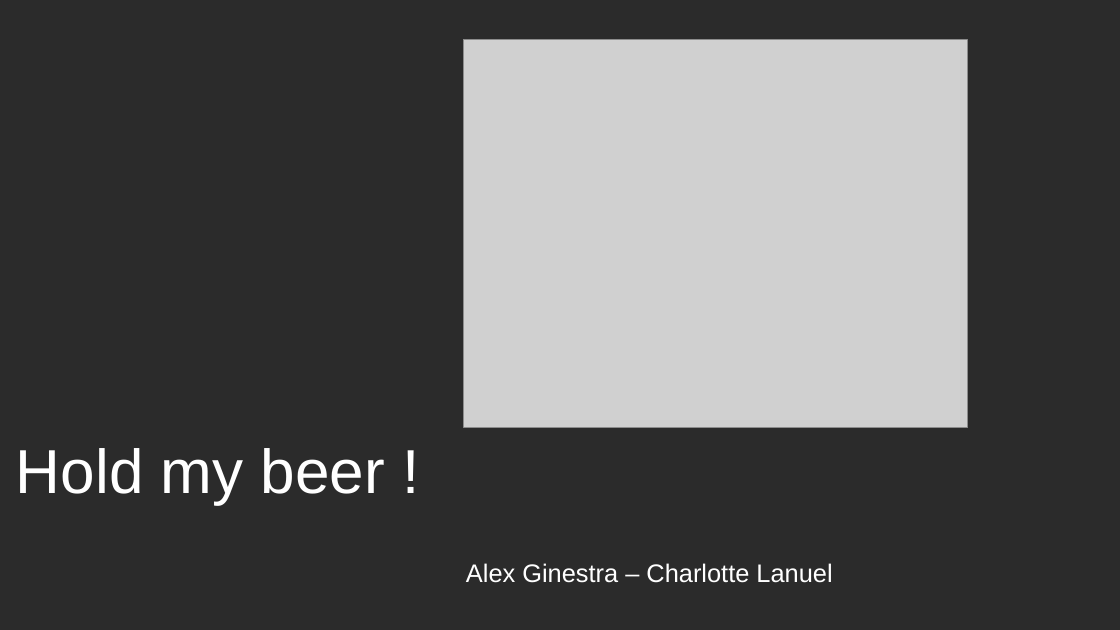
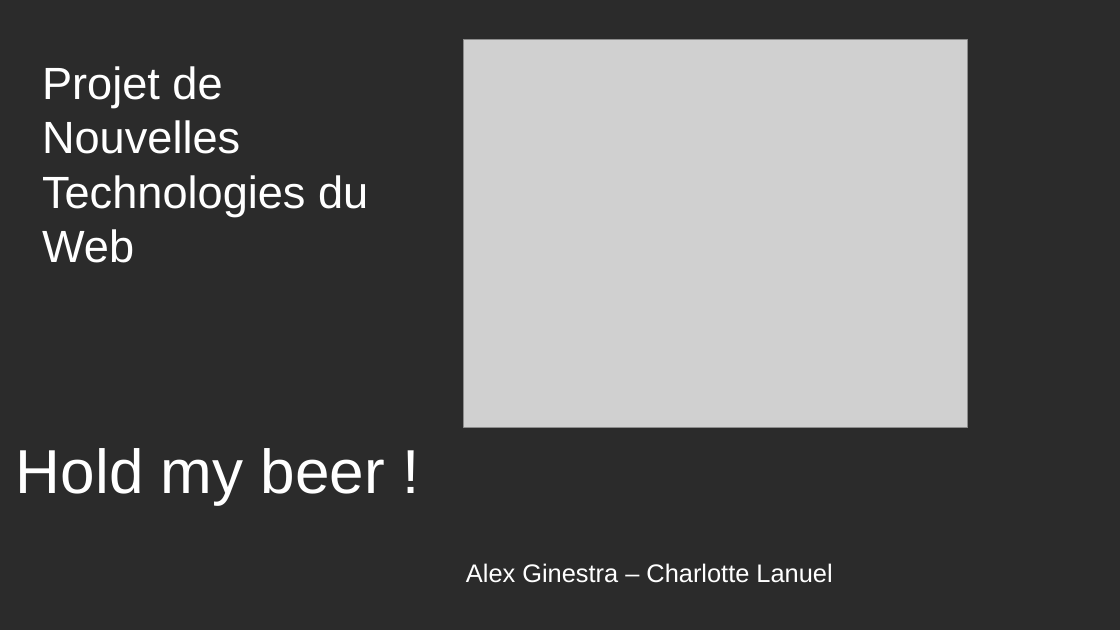
Before and after one commit to ChaLan13/hold-my-beer-front, a slide deck: slide 1 of documents/slides_beer.odp. Drawn at 1120x630 pixels with LibreOffice and Linux fonts; fonts in the diff are those of the drawing; grey boxes stand for pictures; background and template pictures are left out; a plain dark background stands for a picture behind light text. Boxes give left, top, right and bottom in pixels: in the first picture for what was removed or moved away, otherwise in the second. Text is boxed around its words. In the diff, an @@ line names an element or a change of style, - is before the commit and + after.

Commit message:
correction slides

```diff
--- a/documents/slides_beer.odp
+++ b/documents/slides_beer.odp
@@ text added at (x1=42, y1=66, x2=368, y2=263), 32 pt, text #FFFFFF @@
+Projet de Nouvelles Technologies du Web
```
